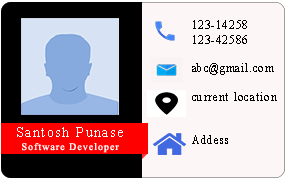
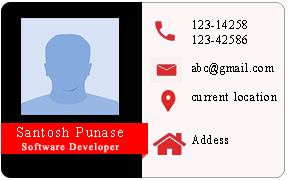
Layers edited between the first and the second 288x180 image:
moved "phone" above "mail", painted on it over [155, 21, 175, 41]
moved "mail" above "location", painted on it over [150, 57, 183, 83]
moved "location" above "house-512", painted on it over [147, 90, 186, 117]
painted on "house-512" over [153, 133, 186, 155]
